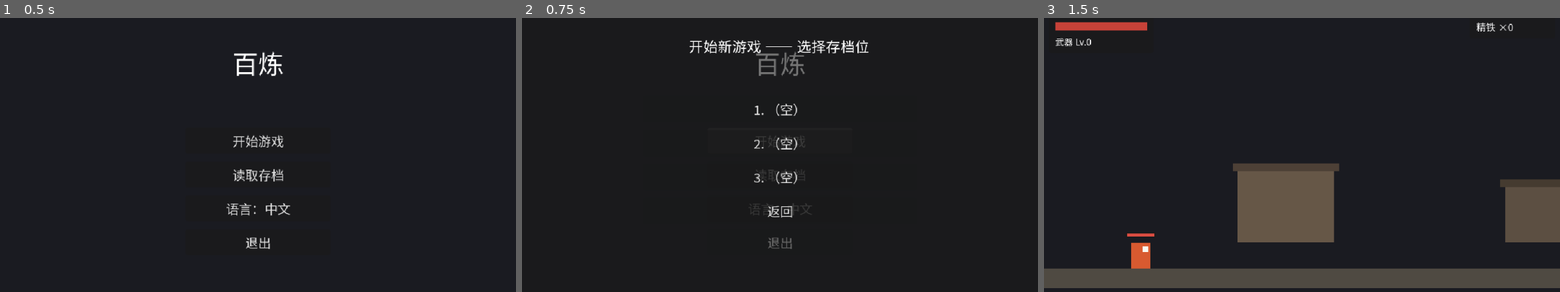
Above: before the commit, frames 1-3 (left to right).
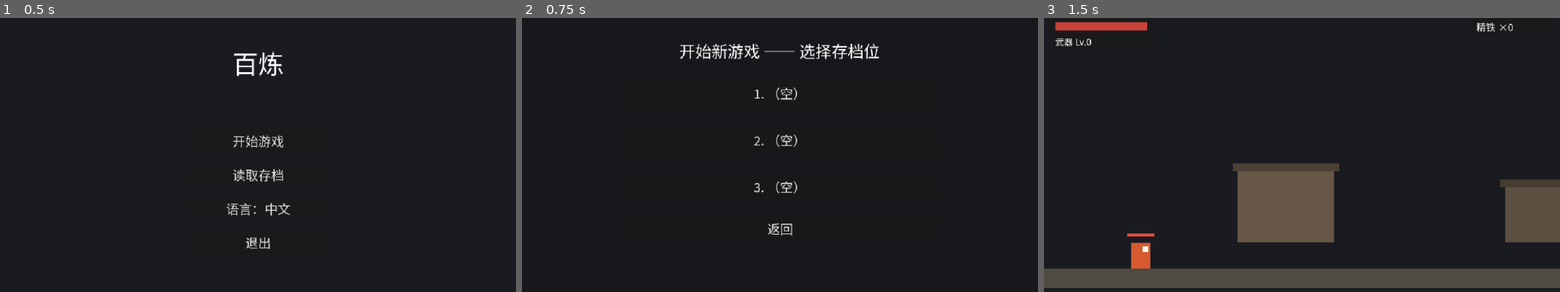
Above: after the commit, the same moments.

Repository: aachean/bailian
Game: Godot game, scene res://scenes/ui/main_menu.tscn
The game is run twice, just before and just after one commit, with the same random seed, the same clock (stepped at 60 frames per second) and the same inputs.
Inputs:
- Up to frame 1 (0.5 s): no input
- Up to frame 2 (0.75 s): click "开始游戏" at 0.5 s
- Up to frame 3 (1.5 s): click "开始游戏" at 1.25 s

Frame 1 is identical in both runs. In frame 2, 2.7% of the frame differs, in the area x 30-70%, y 8-85%; in frame 3, nothing differs.

Commit message:
fix(ui): 读档面板格式化缺参显示原始串 + 面板透明穿底 —— 参考造梦西游卡片式列表重排

Diff:
--- a/scenes/ui/main_menu.tscn
+++ b/scenes/ui/main_menu.tscn
@@ -64,13 +64,21 @@
 anchor_bottom = 1.0
 mouse_filter = 0
 
+[node name="BG" type="ColorRect" parent="Slots"]
+layout_mode = 1
+anchors_preset = 15
+anchor_right = 1.0
+anchor_bottom = 1.0
+mouse_filter = 2
+color = Color(0.09, 0.09, 0.11, 1)
+
 [node name="Title" type="Label" parent="Slots"]
 layout_mode = 1
 anchors_preset = 10
 anchor_right = 1.0
-offset_top = 30.0
-offset_bottom = 58.0
-theme_override_font_sizes/font_size = 18
+offset_top = 34.0
+offset_bottom = 66.0
+theme_override_font_sizes/font_size = 20
 horizontal_alignment = 1
 text = "选择存档位"
 
@@ -81,28 +89,28 @@
 anchor_top = 0.5
 anchor_right = 0.5
 anchor_bottom = 0.5
-offset_left = -170.0
-offset_top = -70.0
-offset_right = 170.0
-offset_bottom = 80.0
-theme_override_constants/separation = 10
+offset_left = -200.0
+offset_top = -100.0
+offset_right = 200.0
+offset_bottom = 120.0
+theme_override_constants/separation = 14
 
 [node name="Slot1" type="Button" parent="Slots/Box"]
-custom_minimum_size = Vector2(340, 30)
+custom_minimum_size = Vector2(400, 44)
 layout_mode = 2
 text = "1."
 
 [node name="Slot2" type="Button" parent="Slots/Box"]
-custom_minimum_size = Vector2(340, 30)
+custom_minimum_size = Vector2(400, 44)
 layout_mode = 2
 text = "2."
 
 [node name="Slot3" type="Button" parent="Slots/Box"]
-custom_minimum_size = Vector2(340, 30)
+custom_minimum_size = Vector2(400, 44)
 layout_mode = 2
 text = "3."
 
 [node name="Back" type="Button" parent="Slots/Box"]
-custom_minimum_size = Vector2(340, 28)
+custom_minimum_size = Vector2(400, 32)
 layout_mode = 2
 text = "返回"
--- a/scripts/ui/main_menu.gd
+++ b/scripts/ui/main_menu.gd
@@ -72,7 +72,8 @@
 			_slot_btns[i].disabled = false
 
 
-## 槽位按钮上的摘要：空的写「空」，有档写玩家最关心的三样
+## 槽位按钮上的摘要：空的写「空」，有档写玩家最关心的三样。
+## 注意占位符与参数要一一对上 —— 少一个参数整串格式化失败（实测翻过车）
 func _slot_text(slot: int, index: int) -> String:
 	var info := SaveManager.read_slot_info(slot)
 	if info.is_empty():
@@ -81,8 +82,10 @@
 	var player := st.get("player", {}) as Dictionary
 	var shards := int(player.get("shards", 0))
 	var upgrade := int(player.get("upgrade", 0))
-	var level := str(info.get("level", "")).get_file().get_basename()
-	return "%d. %s　%s ×%d　Lv.%d" % [index, tr("UI_LEVEL_" + level.to_upper()), shards, upgrade]
+	var level_file := str(info.get("level", "")).get_file().get_basename()
+	var place := tr("UI_LEVEL_" + level_file.to_upper())
+	return "%d. %s　%s ×%d　%s Lv.%d" % [
+		index, place, tr("HUD_SHARD"), shards, tr("HUD_WEAPON"), upgrade]
 
 
 # ── 按钮动作 ───────────────────────────────────────────────────
--- a/tests/shot_menu.gd
+++ b/tests/shot_menu.gd
@@ -1,5 +1,5 @@
 extends Node
-## 主菜单截图：确认菜单文字渲染正常（字体缺字不报错，只能看图）。
+## 主菜单截图：默认视图 + 读档面板各一张（字体缺字 / 布局只能看图）。
 ##     godot --path <项目根> res://tests/shot_menu.tscn
 
 func _ready() -> void:
@@ -7,8 +7,16 @@
 	add_child(menu)
 	for i in 10:
 		await get_tree().process_frame
+	await _shot("menu")
+	menu.call("_on_load")
+	for i in 10:
+		await get_tree().process_frame
+	await _shot("menu_slots")
+	get_tree().quit()
+
+
+func _shot(name: String) -> void:
 	await RenderingServer.frame_post_draw
 	var img := get_viewport().get_texture().get_image()
 	DirAccess.make_dir_recursive_absolute(ProjectSettings.globalize_path("res://build/shots"))
-	print("err=%d" % img.save_png("res://build/shots/menu.png"))
-	get_tree().quit()
+	print("%s err=%d" % [name, img.save_png("res://build/shots/%s.png" % name)])
